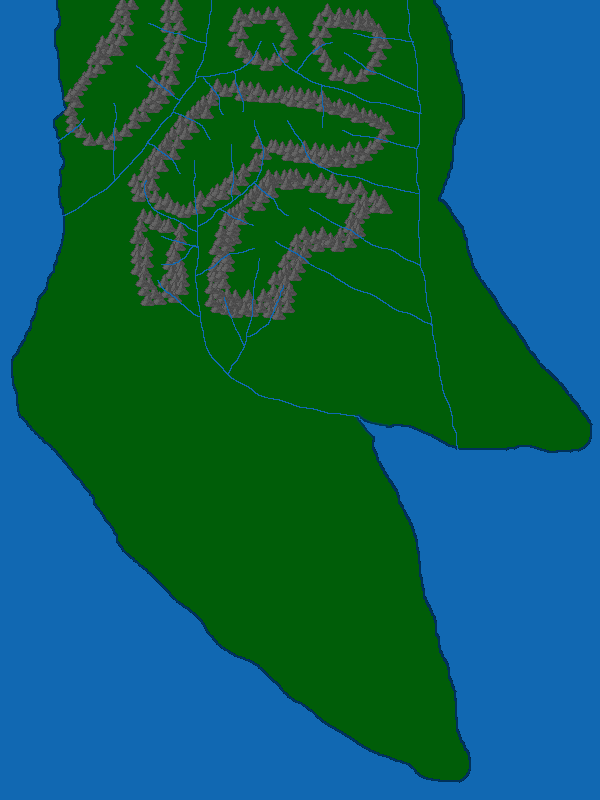
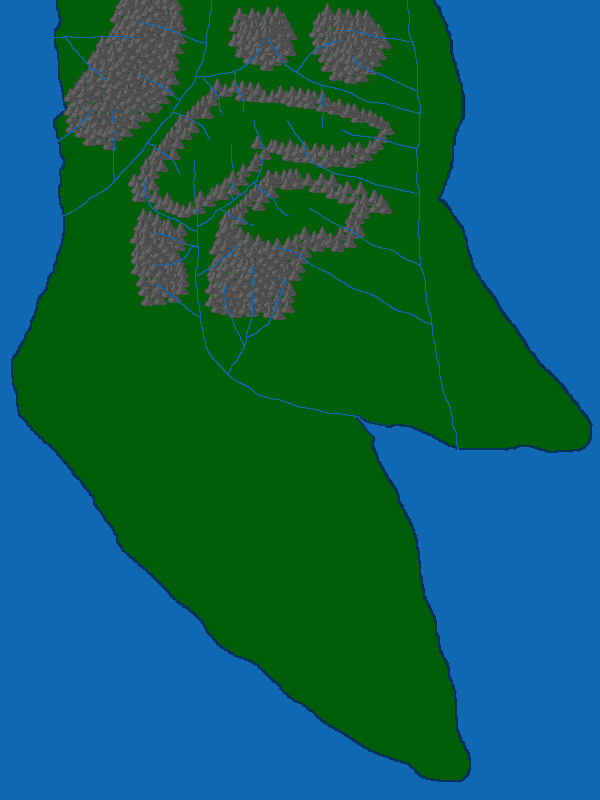
Layers edited between the first and the second 600px x 800px image:
painted on "Hintergrund" over [54, 0, 379, 304]
